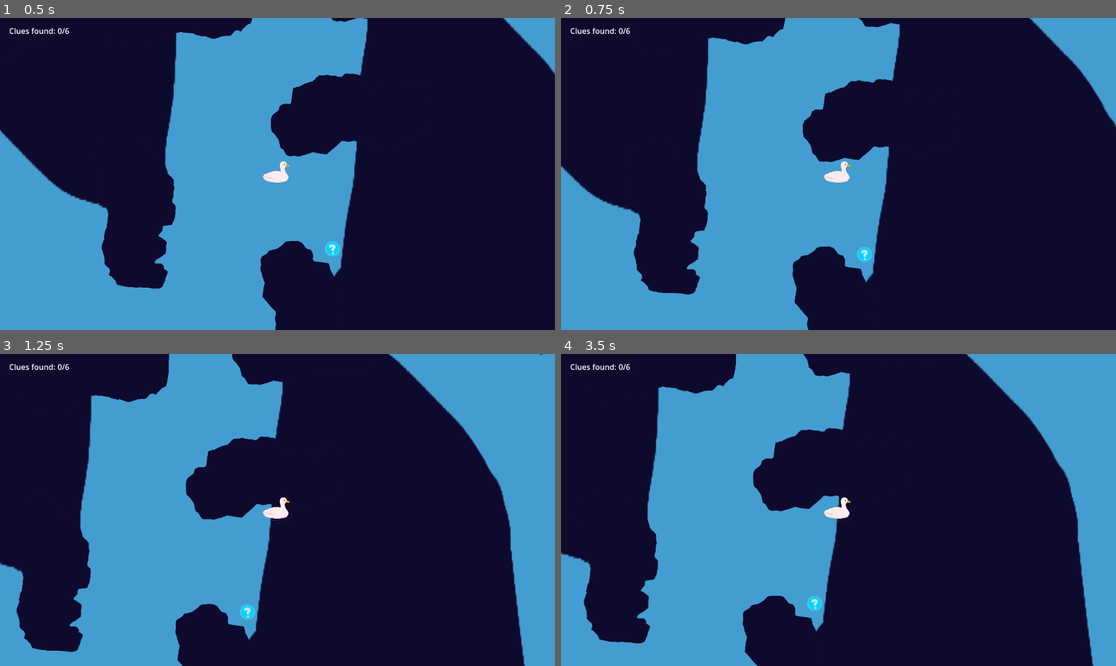
Above: before the commit, frames 1-4 (two rows, left to right).
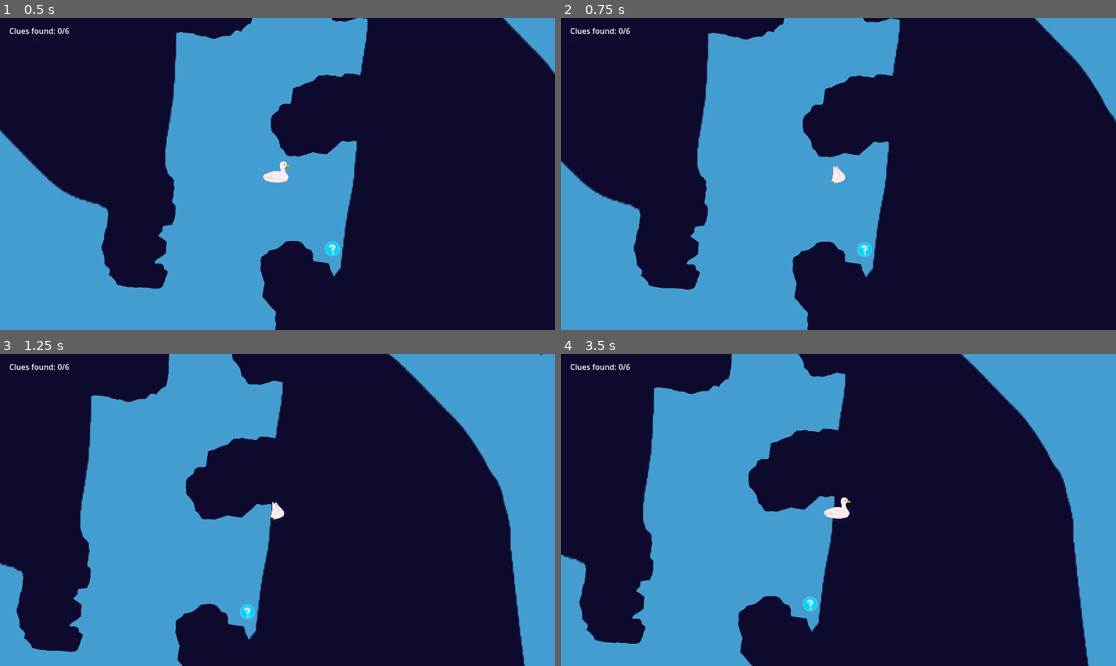
Above: after the commit, the same moments.

Repository: screenpotato/WAVES-next-hit
Game: Godot game, scene res://src/main.tscn
Same seed, same stepped clock (60 frames per second), same inputs: the game is played once before the commit and once after it.
Inputs:
- Up to frame 1 (0.5 s): no input
- Up to frame 2 (0.75 s): tap Enter (ui_accept) at 0.5 s; hold Right (ui_right) from 0.53 s (still down); hold E (explore, bound only after the commit) from 0.53 s (still down)
- Up to frame 3 (1.25 s): keep holding Right (ui_right); keep holding E (explore, bound only after the commit); tap Enter (ui_accept) at 0.77 s
- Up to frame 4 (3.5 s): release E (explore, bound only after the commit) at 1.28 s; tap E (explore, bound only after the commit) at 1.35, 2.85 s; tap Enter (ui_accept) at 1.52, 2, 3.02 s; release Right (ui_right) at 2.03 s; hold Left (ui_left) 2.03-2.78 s; hold E (explore, bound only after the commit) 2.03-2.78 s; hold Right (ui_right) from 2.78 s (still down)

Frame 1 is identical in both runs. In frame 2, 2.8% of the frame differs, in the area x 0-100%, y 0-100%; in frame 3, 0.1%; in frame 4, 3.7%, in the area x 0-96%, y 0-100%.

Commit message:
add goose animation

Diff:
--- a/project.godot
+++ b/project.godot
@@ -49,6 +49,11 @@
 , Object(InputEventKey,"resource_local_to_scene":false,"resource_name":"","device":-1,"window_id":0,"alt_pressed":false …(183 unchanged characters)…
 ]
 }
+explore={
+"deadzone": 0.2,
+"events": [Object(InputEventKey,"resource_local_to_scene":false,"resource_name":"","device":-1,"window_id":0,"alt_pressed":false,"shift_pressed":false,"ctrl_pressed":false,"meta_pressed":false,"pressed":false,"keycode":0,"physical_keycode":69,"key_label":0,"unicode":101,"location":0,"echo":false,"script":null)
+]
+}
 
 [physics]
 
--- a/src/player.gd
+++ b/src/player.gd
@@ -5,7 +5,18 @@
 const JUMP_VELOCITY = -50.0
 
 
+var texture_normal = preload("res://art/goose.png")
+var texture_diving = preload("res://art/goosebump.png")
+
 @onready var sprite: Sprite2D = $Sprite2D
+
+
+func _input(event):
+	if event.is_action_pressed("explore"):
+		sprite.texture = texture_diving  # TODO: do this properly later
+		velocity = Vector2.ZERO
+	elif event.is_action_released("explore"):
+		sprite.texture = texture_normal
 
 
 func _physics_process(delta: float) -> void:
@@ -29,6 +40,7 @@
 	else:
 		pass
 
+	# TODO: prevent movement while diving?
 	move_and_slide()
 
 	if direction_lr < 0:
Binary file added: art/goosebump.png
Not shown, added: art/goosebump.png.import
Not shown: 1 places in src/main.tscn that only renumber resources
